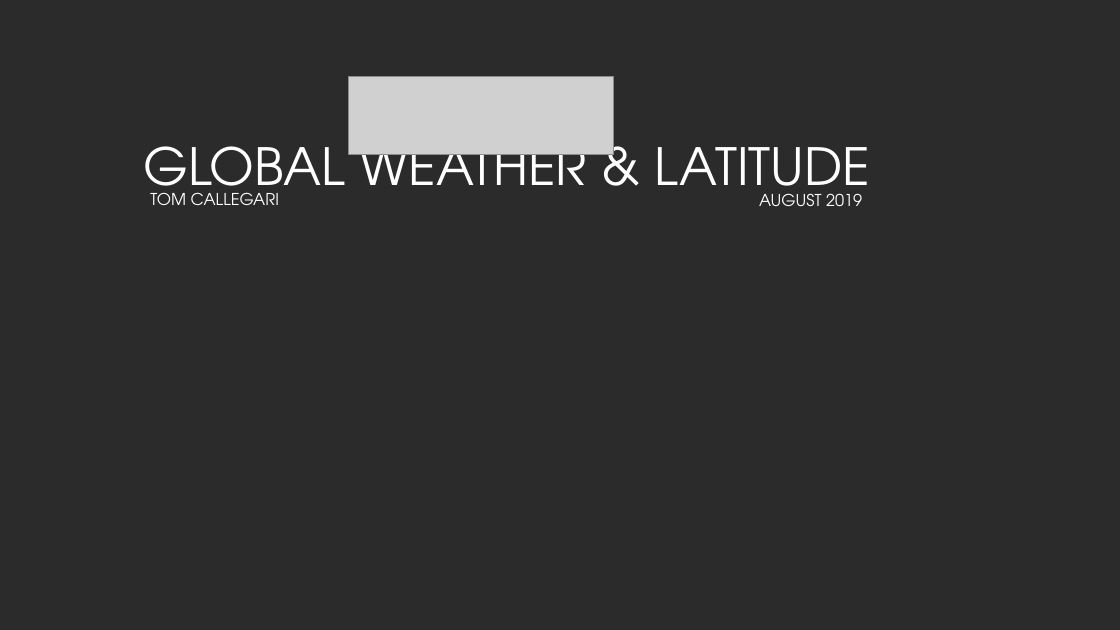
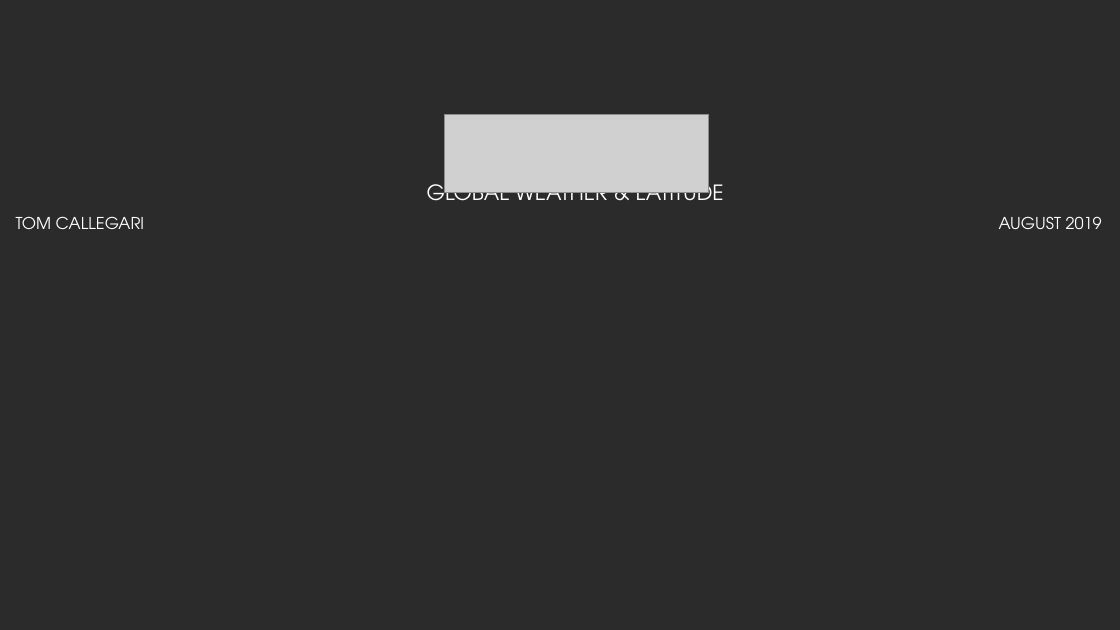
Before and after one commit to TomCallegari/UofT---SCS---Data-Anaytics-Bootcamp, a slide deck: slide 3 of Week 10 - Advanced Data Storage and Retrieval/Homework/Instructions/ClimatePy.pptx. Drawn at 1120x630 pixels with LibreOffice and Linux fonts; fonts in the diff are those of the drawing; grey boxes stand for pictures; background and template pictures are left out; a plain dark background stands for a picture behind light text. Boxes give left, top, right and bottom in pixels: in the first picture for what was removed or moved away, otherwise in the second. Text is boxed around its words. In the diff, an @@ line names an element or a change of style, - is before the commit and + after.

```diff
--- a/Week 10 - Advanced Data Storage and Retrieval/Homework/Instructions/ClimatePy.pptx
+++ b/Week 10 - Advanced Data Storage and Retrieval/Homework/Instructions/ClimatePy.pptx
@@ picture: place and size @@
-picture at box(349, 76, 613, 155)
+picture at box(444, 114, 709, 192)
@@ text "GLOBAL WEATHER & LATITUDE": place and size @@
-text "GLOBAL WEATHER & LATITUDE" at box(144, 131, 870, 206)
+text "GLOBAL WEATHER & LATITUDE" at box(427, 178, 724, 210)
@@ text "GLOBAL WEATHER & LATITUDE" at box(427, 178, 724, 210): size 44 to 18 pt @@
@@ text "TOM CALLEGARI": place and size @@
-text "TOM CALLEGARI" at box(150, 192, 279, 205)
+text "TOM CALLEGARI" at box(16, 216, 144, 229)
@@ text "AUGUST 2019": place and size @@
-text "AUGUST 2019" at box(759, 193, 862, 206)
+text "AUGUST 2019" at box(999, 216, 1102, 229)
```
Also in this commit, not shown: 1 other file.
